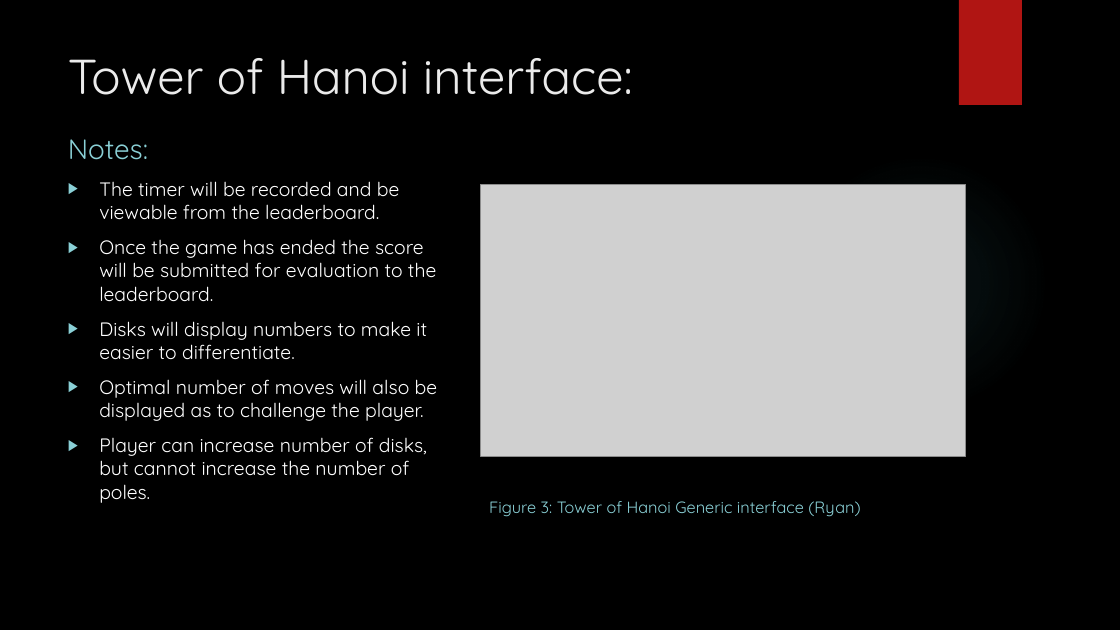
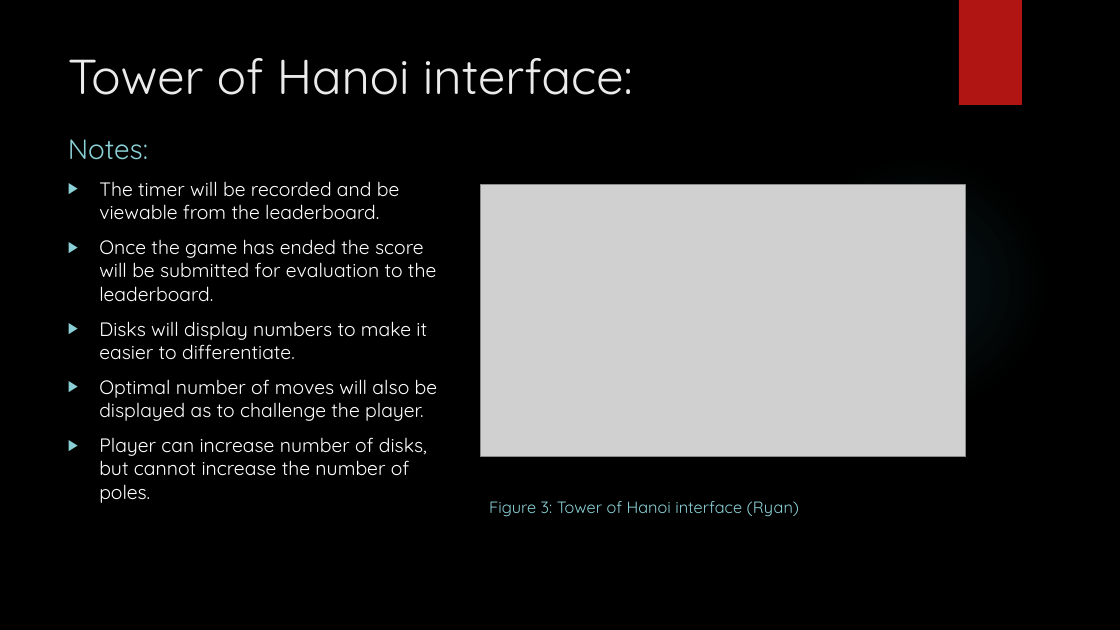
Before and after one commit to IgnitionOrk/SCaR_Arcade, a slide deck: slide 10 of SCaRArcade.pptx. Drawn at 1120x630 pixels with LibreOffice and Linux fonts; fonts in the diff are those of the drawing; grey boxes stand for pictures; background and template pictures are left out. Boxes give left, top, right and bottom in pixels: in the first picture for what was removed or moved away, otherwise in the second. Text is boxed around its words. In the diff, an @@ line names an element or a change of style, - is before the commit and + after.

```diff
--- a/SCaRArcade.pptx
+++ b/SCaRArcade.pptx
@@ text at box(489, 501, 799, 517): text changed @@
-Figure 3: Tower of Hanoi Generic interface (Ryan)
+Figure 3: Tower of Hanoi interface (Ryan)
```
